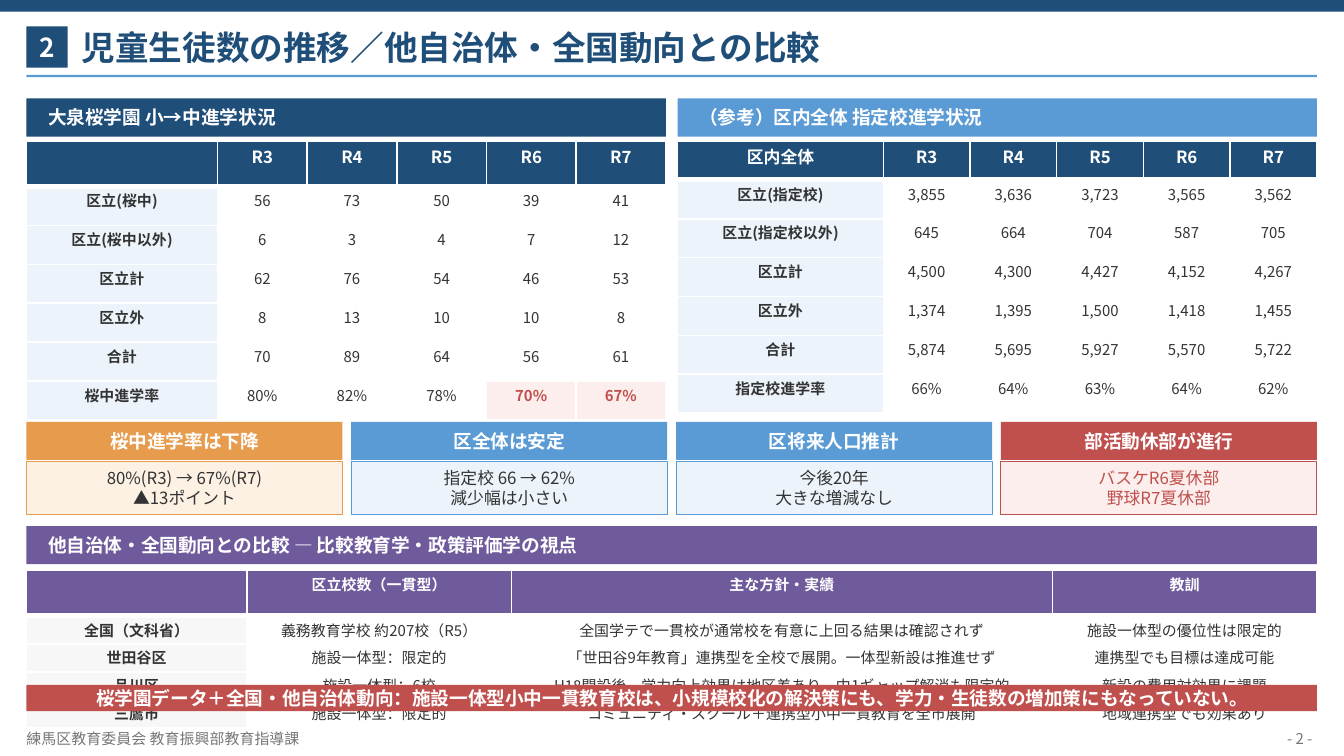
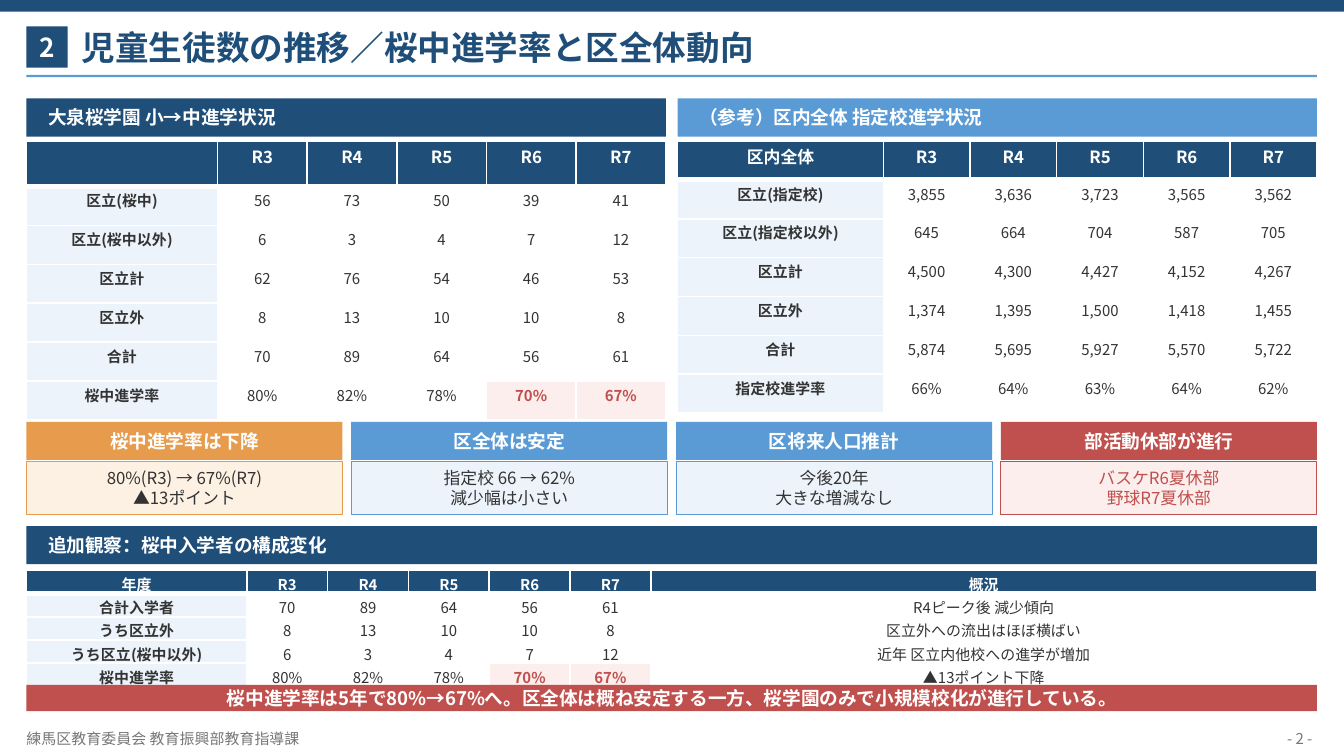
Before and after one commit to contynet730-star/con30, a slide deck: slide 3 of output/小中一貫教育（大泉桜学園）_改良版.pptx. Drawn at 1344x756 pixels with LibreOffice and Linux fonts; fonts in the diff are those of the drawing. Boxes give left, top, right and bottom in pixels: in the first picture for what was removed or moved away, otherwise in the second. Text is boxed around its words. In the diff, an @@ line names an element or a change of style, - is before the commit and + after.

```diff
--- a/output/小中一貫教育（大泉桜学園）_改良版.pptx
+++ b/output/小中一貫教育（大泉桜学園）_改良版.pptx
@@ text at bbox=[82, 31, 754, 63]: text changed @@
-児童生徒数の推移／他自治体・全国動向との比較
+児童生徒数の推移／桜中進学率と区全体動向
@@ rectangle "追加観察：桜中入学者の構成変化" at bbox=[27, 527, 1317, 564]: fill #6F5A9C to #1F4E79 @@
@@ text in rectangle at bbox=[48, 536, 327, 554]: text changed @@
-他自治体・全国動向との比較 ― 比較教育学・政策評価学の視点
+追加観察：桜中入学者の構成変化
@@ table at bbox=[27, 570, 1316, 692] @@
-column 1:  | 全国（文科省） | 世田谷区 | 品川区 | 三鷹市
-column 2: 区立校数（一貫型） | 義務教育学校 約207校（R5） | 施設一体型：限定的 | 施設一体型：6校 | 施設一体型：限定的
-column 3: 主な方針・実績 | 全国学テで一貫校が通常校を有意に上回る結果は確認されず | 「世田谷9年教育」連携型を全校で展開。一体型新設は推進せず | H18開設後、学力向上効果は地区差あり。中1ギャップ解消も限定的 | コミュニティ・スクール＋連携型小中一貫教育を全市展開
-column 4: 教訓 | 施設一体型の優位性は限定的 | 連携型でも目標は達成可能 | 新設の費用対効果に課題 | 地域連携型でも効果あり
+column 1: 年度 | 合計入学者 | うち区立外 | うち区立(桜中以外) | 桜中進学率
+column 2: R3 | 70 | 8 | 6 | 80%
+column 3: R4 | 89 | 13 | 3 | 82%
+column 4: R5 | 64 | 10 | 4 | 78%
+column 5: R6 | 56 | 10 | 7 | 70%
+column 6: R7 | 61 | 8 | 12 | 67%
+column 7: 概況 | R4ピーク後 減少傾向 | 区立外への流出はほぼ横ばい | 近年 区立内他校への進学が増加 | ▲13ポイント下降
@@ text in rectangle at bbox=[227, 689, 1117, 707]: text changed @@
-桜学園データ＋全国・他自治体動向：施設一体型小中一貫教育校は、小規模校化の解決策にも、学力・生徒数の増加策にもなっていない。
+桜中進学率は5年で80%→67%へ。区全体は概ね安定する一方、桜学園のみで小規模校化が進行している。
```
Also in this commit, not shown: 2 other slides changed, 2 other files.
